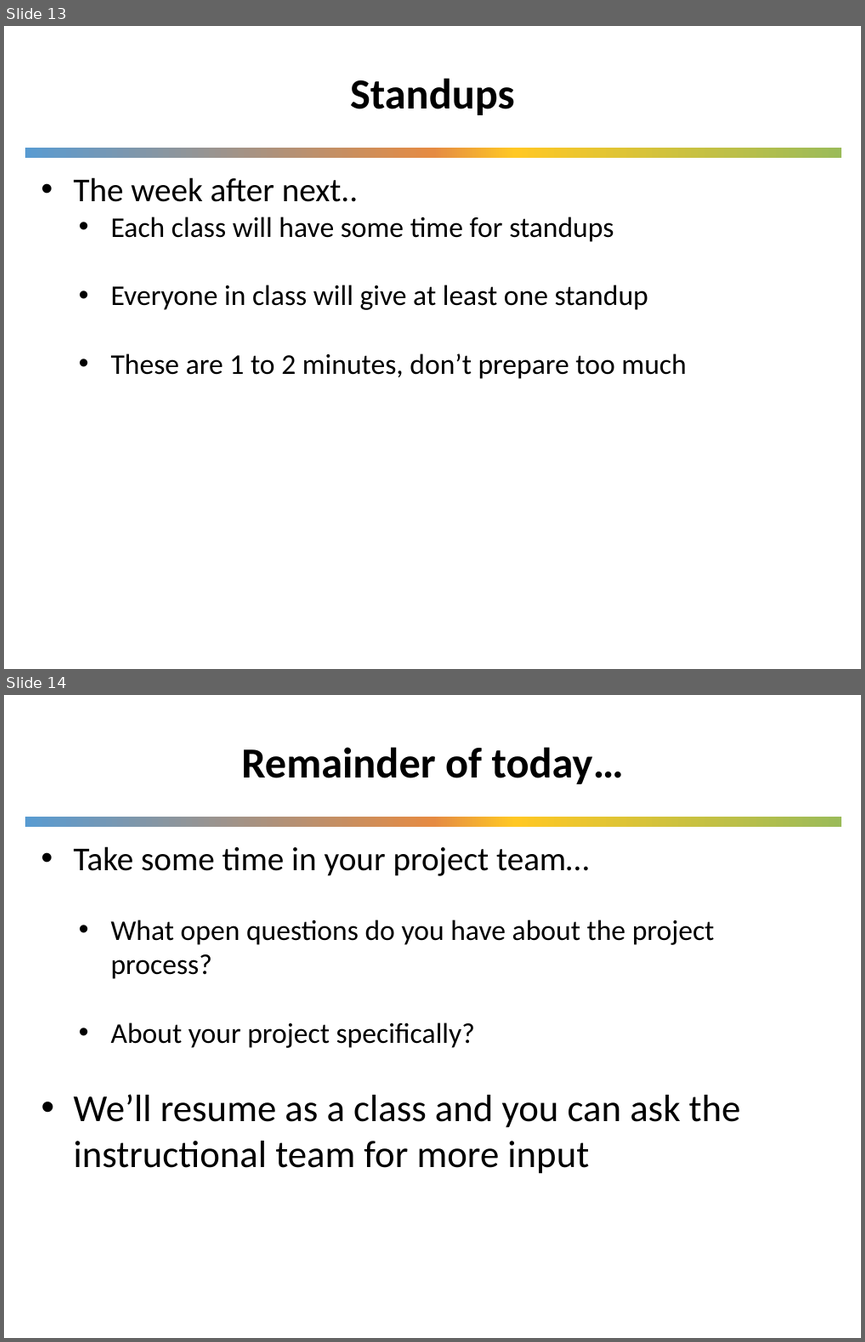
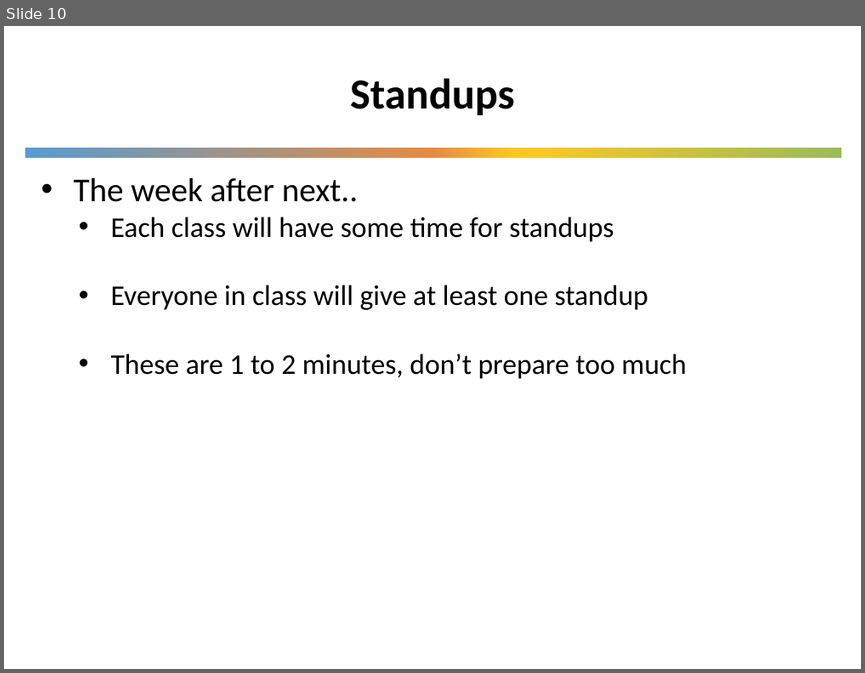
Before and after one commit to UWDIRECT/UWDIRECT.github.io, a slide deck: Wi20_content/SEDS/L10.Communication.pptx. Shown one above the other, each under a label of ours: slides 13 and 14 before the commit, slide 10 after it. The pictures are 865x1342 and 865x673 pixels, drawn with LibreOffice and Linux fonts; fonts in the diff are those of the drawing; background and template pictures are left out. Boxes give left, top, right and bottom in pixels: in the first picture for what was removed or moved away, otherwise in the second. Text is boxed around its words. In the diff, an @@ line names an element or a change of style, - is before the commit and + after.

```diff
--- a/Wi20_content/SEDS/L10.Communication.pptx
+++ b/Wi20_content/SEDS/L10.Communication.pptx
@@ slide 14 removed at [4, 695, 861, 1338], background #FFFFFF; not listed: 1 template element that a slide beside it also shows @@
@@ title removed at [241, 747, 624, 784] @@
-Remainder of today…
@@ text removed at [74, 846, 741, 1174] @@
-• Take some time in your project team…
-  • What open questions do you have about the project process?
-  • About your project specifically?
-• We’ll resume as a class and you can ask the instructional team for more input
@@ what was slide 13 is now slide 10 @@
```
Also in this commit, not shown: 3 slides changed, 3 other slides removed, 11 other files.
